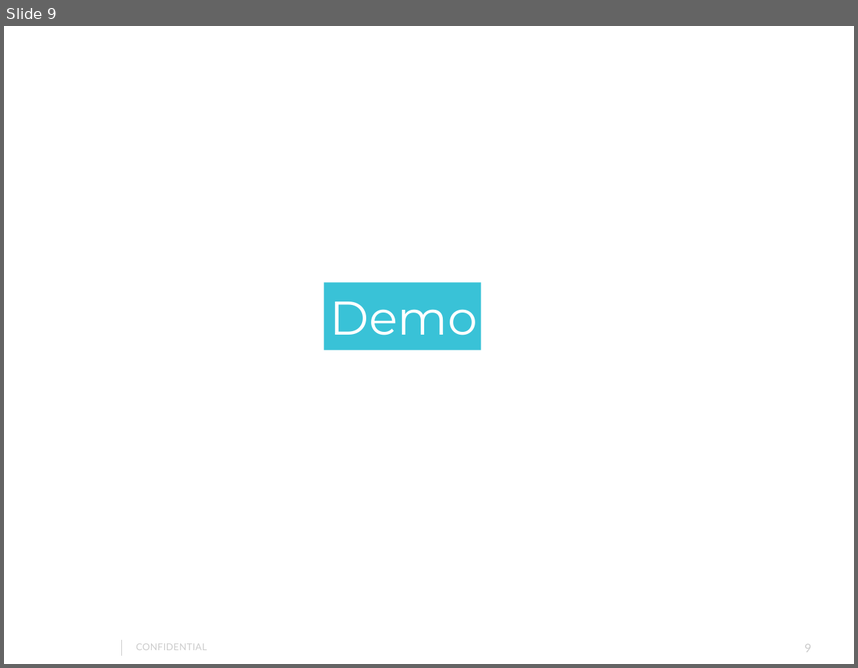
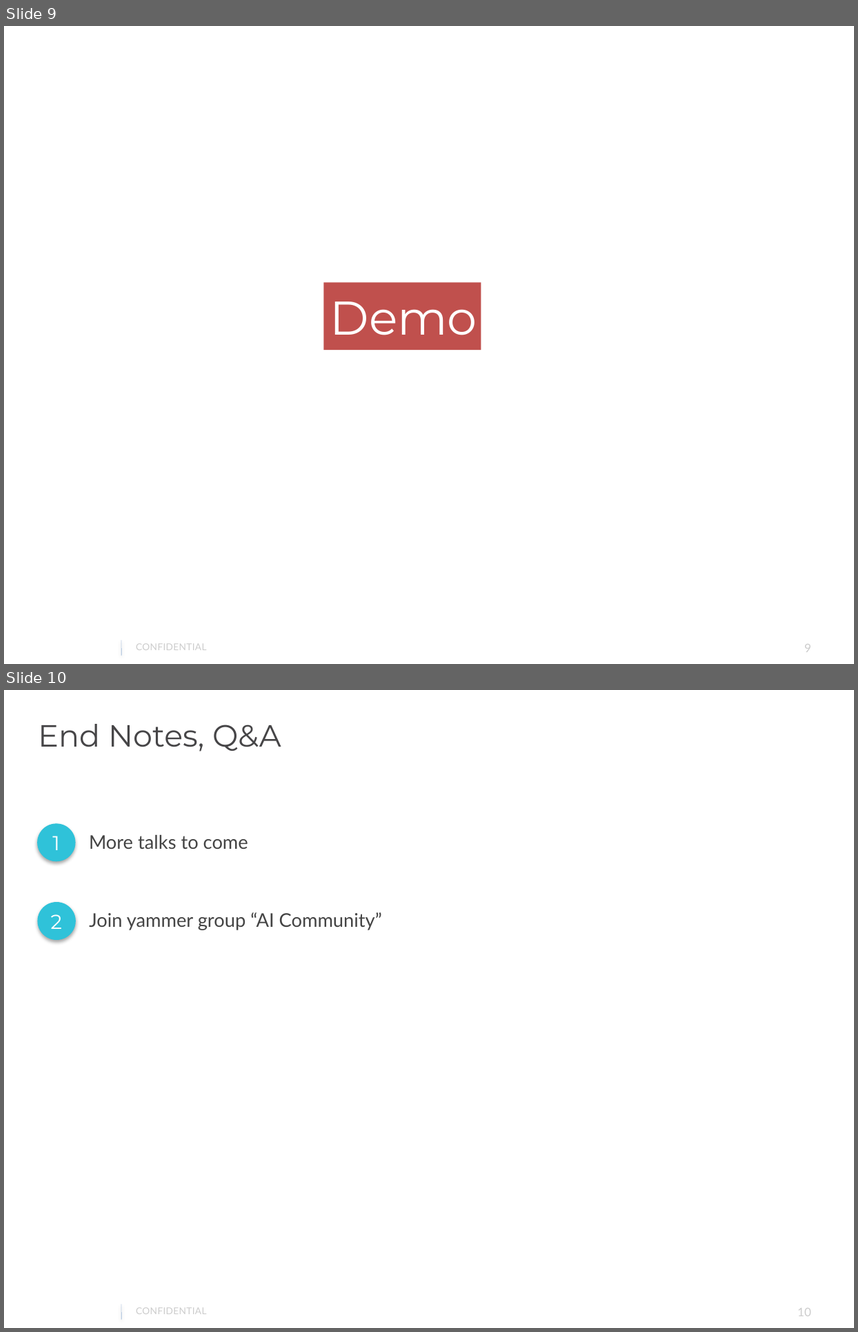
Before and after one commit to gautam0707/TechTalk1_Epam, a slide deck: TechTalk1.pptx. Shown one above the other, each under a label of ours: slide 9 before the commit, slides 9 and 10 after it. The pictures are 858x668 and 858x1332 pixels, drawn with LibreOffice and Linux fonts; fonts in the diff are those of the drawing; background and template pictures are left out. Boxes give left, top, right and bottom in pixels: in the first picture for what was removed or moved away, otherwise in the second. Text is boxed around its words. In the diff, an @@ line names an element or a change of style, - is before the commit and + after.

Commit message:
demo completed!

```diff
--- a/TechTalk1.pptx
+++ b/TechTalk1.pptx
@@ slide 10 added at (x1=4, y1=690, x2=854, y2=1328), background #FFFFFF; not listed: 3 template elements that a slide beside it also shows @@
@@ text added at (x1=38, y1=724, x2=281, y2=751), 26 pt, text #464547 @@
+End Notes, Q&A
@@ ellipse added at (x1=37, y1=823, x2=75, y2=862), fill #2FC2D9 @@
@@ text added at (x1=52, y1=836, x2=60, y2=850), 17 pt, text #FFFFFF @@
+1
@@ text added at (x1=89, y1=835, x2=248, y2=849), 16 pt, text #444444 @@
+More talks to come
@@ ellipse added at (x1=37, y1=902, x2=75, y2=940), fill #2FC2D9 @@
@@ text added at (x1=51, y1=914, x2=63, y2=929), 17 pt, text #FFFFFF @@
+2
@@ text added at (x1=89, y1=912, x2=382, y2=930), 16 pt, text #444444 @@
+Join yammer group “AI Community”
@@ slide 9 changed as well @@
@@ text "Demo" rewrapped from (x1=303, y1=281, x2=448, y2=340) to (x1=330, y1=301, x2=477, y2=335) @@
@@ rectangle "Demo" at (x1=323, y1=282, x2=481, y2=349): fill #39C2D7 to #C0504D @@
@@ line (121, 640) - (121, 655): stroke #CCCCCC 0.25 pt to #4F81BD 0.26 pt @@
```
Also in this commit, not shown: 8 other slides changed, 4 other files.
